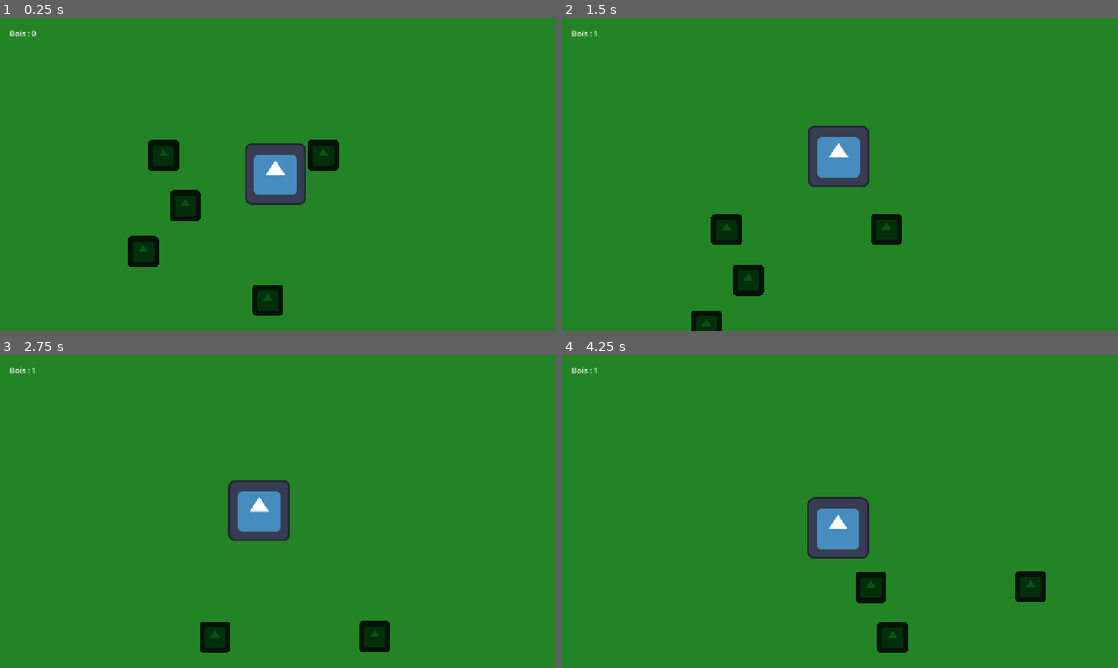
Above: before the commit, frames 1-4 (two rows, left to right).
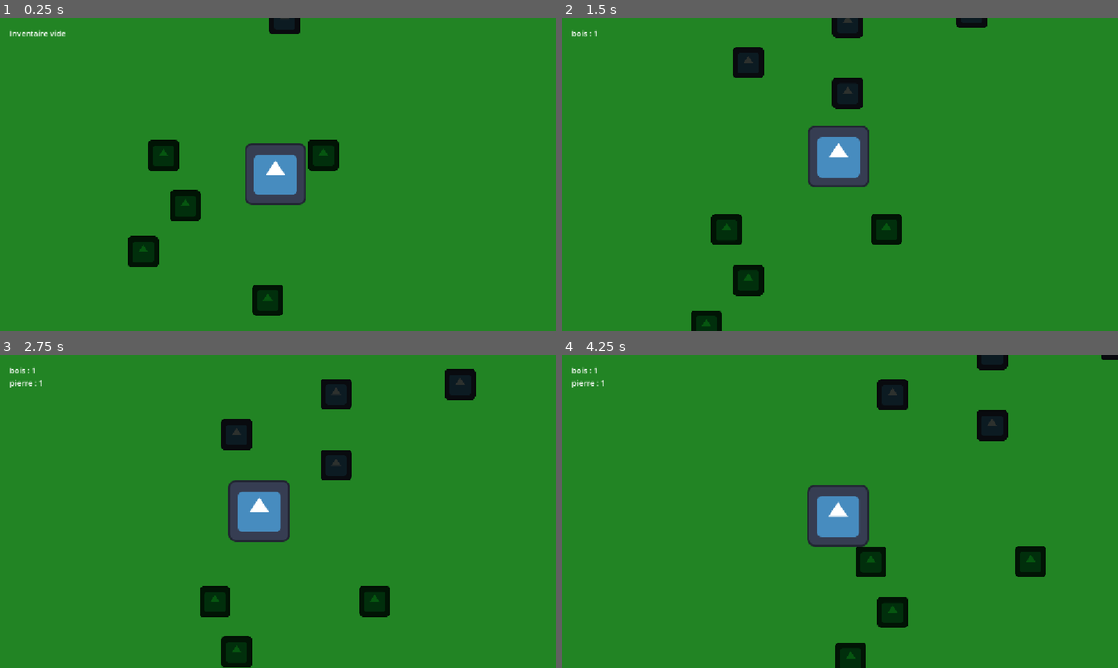
Above: after the commit, the same moments.

Repository: Citrix-games/nouveau-projet-de-jeu
Game: Godot game, scene res://main.tscn
Same seed, same stepped clock (60 frames per second), same inputs: the game is played once before the commit and once after it. The engine's default icon, where the game draws it, is replaced by a stand-in: a white triangle on a blue panel in a dark square.
Inputs:
- Up to frame 1 (0.25 s): no input
- Up to frame 2 (1.5 s): hold E (interagir) 0.53-1.28 s; hold Up (ui_up) from 0.53 s (still down); tap E (interagir) at 1.35 s
- Up to frame 3 (2.75 s): release Up (ui_up) at 2.03 s; hold Left (ui_left) from 2.03 s (still down); hold E (interagir) from 2.03 s (still down)
- Up to frame 4 (4.25 s): release E (interagir) at 2.78 s; tap E (interagir) at 2.85 s; release Left (ui_left) at 3.53 s; hold Down (ui_down) from 3.53 s (still down); hold E (interagir) from 3.53 s (still down)

The runs differ from the first frame. In frame 1, 0.4% of the frame differs, in the area x 2-54%, y 0-6%; in frame 2, 1.7%; in frame 3, 4.9%; in frame 4, 6.1%, in the area x 1-100%, y 0-100%.

Commit message:
Étape 4 : inventaire

Diff:
--- a/arbre.gd
+++ b/arbre.gd
@@ -1,12 +1,13 @@
 extends StaticBody2D
 
+@export var type_ressource: String = "bois"
 @export var vie: int = 3
 
 func _ready():
-	add_to_group("arbre")
+	add_to_group("ressource")
 
-func recolter() -> int:
+func recolter() -> String:
 	vie -= 1
 	if vie <= 0:
 		queue_free()
-	return 1
+	return type_ressource
--- a/main.tscn
+++ b/main.tscn
@@ -2,6 +2,7 @@
 
 [ext_resource type="PackedScene" uid="uid://b035fodg8tfp7" path="res://player.tscn" id="1_ig7tw"]
 [ext_resource type="PackedScene" uid="uid://bdmgiprjrkonc" path="res://arbre.tscn" id="2_0xm2m"]
+[ext_resource type="PackedScene" uid="uid://dx4cocsqg0cx3" path="res://rocher.tscn" id="3_h2yge"]
 
 [node name="Main" type="Node2D" unique_id=720858159]
 position = Vector2(-13, 0)
@@ -31,3 +32,15 @@
 
 [node name="Node2D6" parent="." unique_id=1067435774 instance=ExtResource("2_0xm2m")]
 position = Vector2(216, 304)
+
+[node name="Node2D7" parent="." unique_id=182906390 instance=ExtResource("3_h2yge")]
+position = Vector2(251, -425)
+
+[node name="Node2D8" parent="." unique_id=82878268 instance=ExtResource("3_h2yge")]
+position = Vector2(45, -341)
+
+[node name="Node2D9" parent="." unique_id=1738166664 instance=ExtResource("3_h2yge")]
+position = Vector2(251, -278)
+
+[node name="Node2D10" parent="." unique_id=1766619491 instance=ExtResource("3_h2yge")]
+position = Vector2(508, -445)
--- a/player.gd
+++ b/player.gd
@@ -1,10 +1,13 @@
 extends CharacterBody2D
 
 @export var speed: float = 200.0
-var bois: int = 0
+var inventaire: Dictionary = {}
 
 @onready var zone_recolte = $ZoneRecolte
 @onready var label_bois = $CanvasLayer/LabelBois
+
+func _ready():
+	afficher_inventaire()
 
 func _physics_process(_delta):
 	var direction = Input.get_vector("ui_left", "ui_right", "ui_up", "ui_down")
@@ -13,14 +16,23 @@
 
 func _unhandled_input(event):
 	if event.is_action_pressed("interagir"):
-		print("E pressé")
 		recolter()
 
 func recolter():
-	var corps_proches = zone_recolte.get_overlapping_bodies()
-	print("Objets dans la zone : ", corps_proches.size())
-	for corps in corps_proches:
-		if corps.is_in_group("arbre"):
-			bois += corps.recolter()
-			label_bois.text = "Bois : " + str(bois)
+	for corps in zone_recolte.get_overlapping_bodies():
+		if corps.is_in_group("ressource"):
+			var nom_ressource = corps.recolter()
+			ajouter_objet(nom_ressource, 1)
 			return
+
+func ajouter_objet(nom: String, quantite: int):
+	inventaire[nom] = inventaire.get(nom, 0) + quantite
+	afficher_inventaire()
+
+func afficher_inventaire():
+	var texte = ""
+	for nom in inventaire:
+		texte += nom + " : " + str(inventaire[nom]) + "\n"
+	if texte == "":
+		texte = "Inventaire vide"
+	label_bois.text = texte
--- /dev/null
+++ b/rocher.tscn
@@ -0,0 +1,22 @@
+[gd_scene format=3 uid="uid://dx4cocsqg0cx3"]
+
+[ext_resource type="Script" uid="uid://datkrhm1u5of4" path="res://arbre.gd" id="1_ba4y3"]
+[ext_resource type="Texture2D" uid="uid://dyf2tlsdgaykh" path="res://icon.svg" id="2_i8bog"]
+
+[sub_resource type="RectangleShape2D" id="RectangleShape2D_qbywb"]
+size = Vector2(62, 66)
+
+[node name="Node2D" type="Node2D" unique_id=1106444363]
+
+[node name="Rocher" type="StaticBody2D" parent="." unique_id=1433003394]
+script = ExtResource("1_ba4y3")
+type_ressource = "pierre"
+
+[node name="Sprite2D" type="Sprite2D" parent="Rocher" unique_id=1157075723]
+modulate = Color(0.17750391, 0.19062287, 0.18075523, 1)
+scale = Vector2(0.5, 0.5)
+texture = ExtResource("2_i8bog")
+
+[node name="CollisionShape2D" type="CollisionShape2D" parent="Rocher" unique_id=1326647692]
+position = Vector2(-1, -1)
+shape = SubResource("RectangleShape2D_qbywb")
